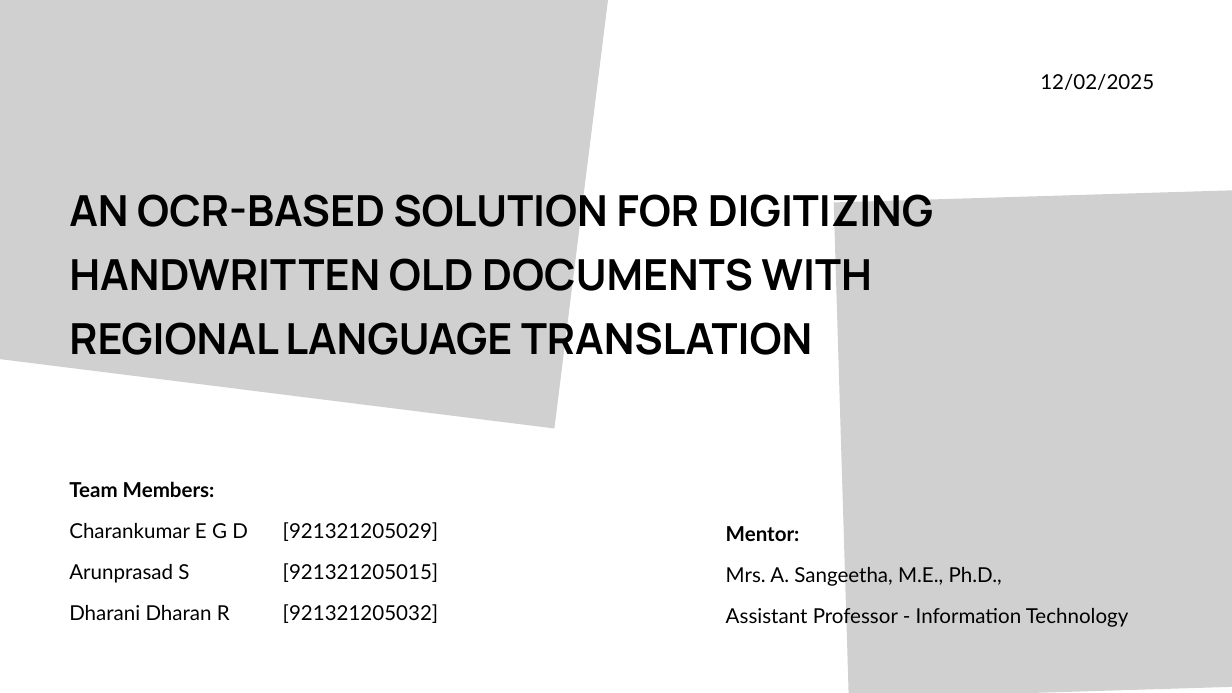
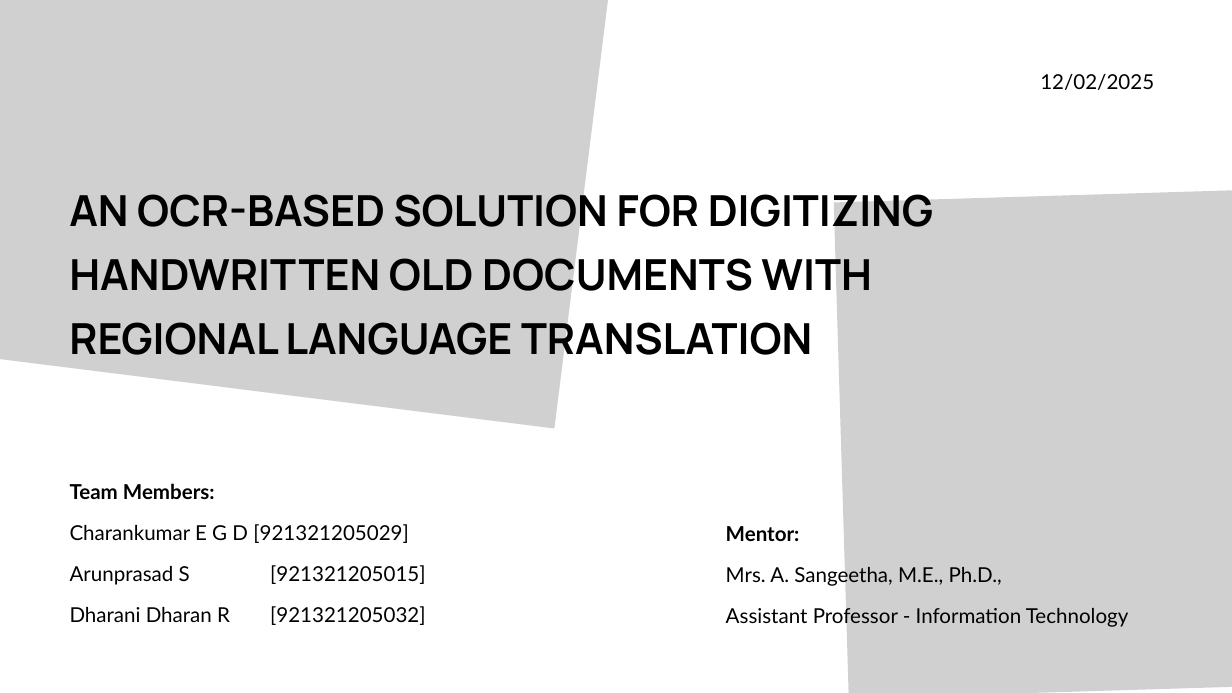
Before and after one commit to charankumaregd/document_digitizer, a slide deck: slide 1 of zeroth_review/pptx/zeroth_review.pptx. Drawn at 1232x693 pixels with LibreOffice and Linux fonts; fonts in the diff are those of the drawing; grey boxes stand for pictures; background and template pictures are left out. Boxes give left, top, right and bottom in pixels: in the first picture for what was removed or moved away, otherwise in the second. Text is boxed around its words. In the diff, an @@ line names an element or a change of style, - is before the commit and + after.

```diff
--- a/zeroth_review/pptx/zeroth_review.pptx
+++ b/zeroth_review/pptx/zeroth_review.pptx
@@ table removed at <box>69,461,448,627</box>, 4 rows, 2 columns @@
-Team Members: | 
-Charankumar E G D | [921321205029]
-Arunprasad S | [921321205015]
-Dharani Dharan R | [921321205032]
@@ text added at <box>70,483,426,625</box>, 24 pt, text #000000 @@
+Team Members:
+Charankumar E G D [921321205029]
+Arunprasad S [921321205015]
+Dharani Dharan R [921321205032]
```
Also in this commit, not shown: 4 other files.
